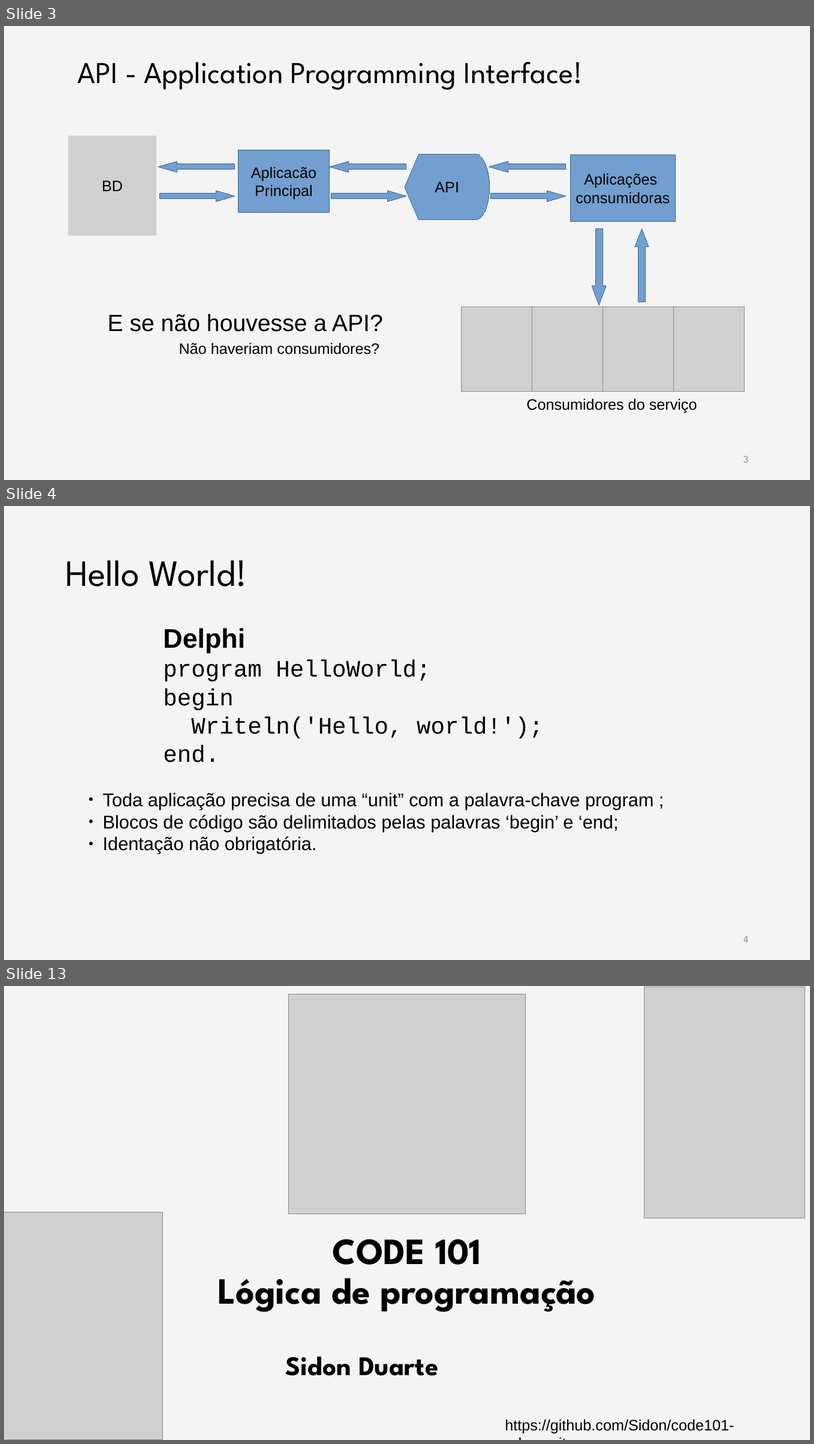
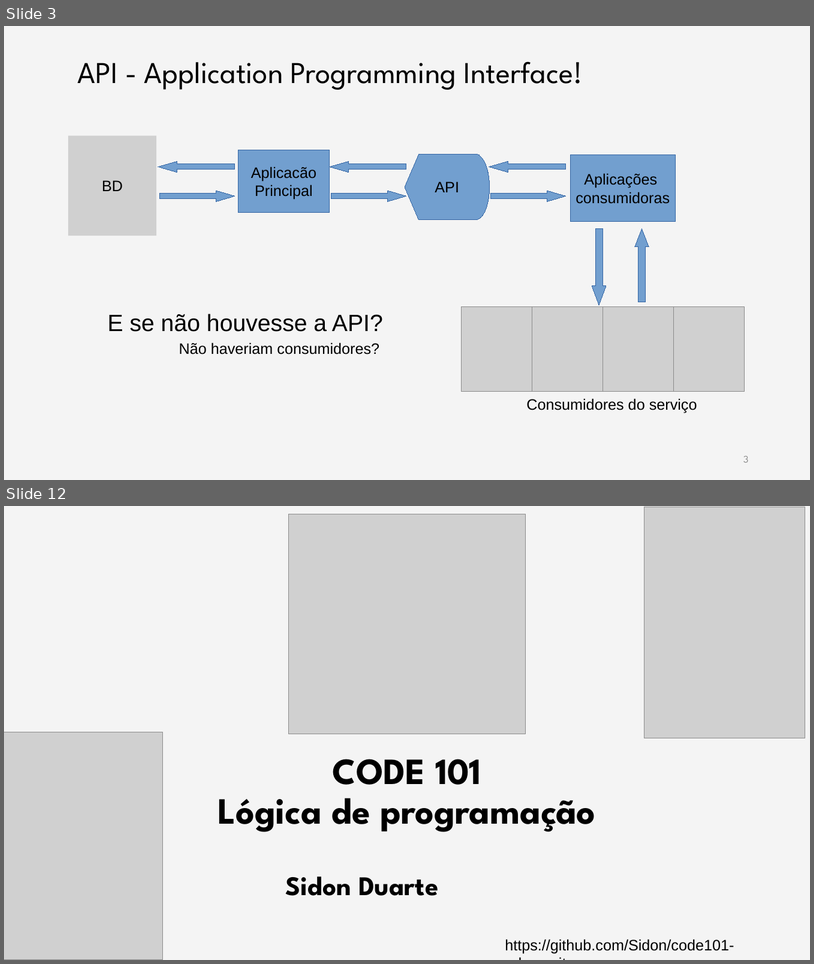
Before and after one commit to rodrisg/code101-edevo, a slide deck: aula3/aula3.odp. Shown one above the other, each under a label of ours: slides 3, 4 and 13 before the commit, slides 3 and 12 after it; the slides between them are not shown. The pictures are 814x1444 and 814x964 pixels, drawn with LibreOffice and Linux fonts; fonts in the diff are those of the drawing; grey boxes stand for pictures; background and template pictures are left out. Boxes give left, top, right and bottom in pixels: in the first picture for what was removed or moved away, otherwise in the second. Text is boxed around its words. In the diff, an @@ line names an element or a change of style, - is before the commit and + after.

```diff
--- a/aula3/aula3.odp
+++ b/aula3/aula3.odp
@@ slide 4 removed at (4, 506, 810, 960), background #FFFFFF; not listed: 1 template element that a slide beside it also shows @@
@@ title removed at (65, 560, 248, 586) @@
-Hello World!
@@ text removed at (163, 628, 543, 762) @@
-Delphi
-program HelloWorld;
-begin
-Writeln('Hello, world!');
-end.
@@ text removed at (103, 792, 654, 853) @@
-● Toda aplicação precisa de uma “unit” com a palavra-chave program ;
-● Blocos de código são delimitados pelas palavras ‘begin’ e ‘end;
-● Identação não obrigatória.
@@ page number removed at (744, 936, 749, 942) @@
-4
@@ what was slide 13 is now slide 12 @@
```
Also in this commit, not shown: 3 slides changed, 7 slides added, 7 other slides removed, 3 other files.
